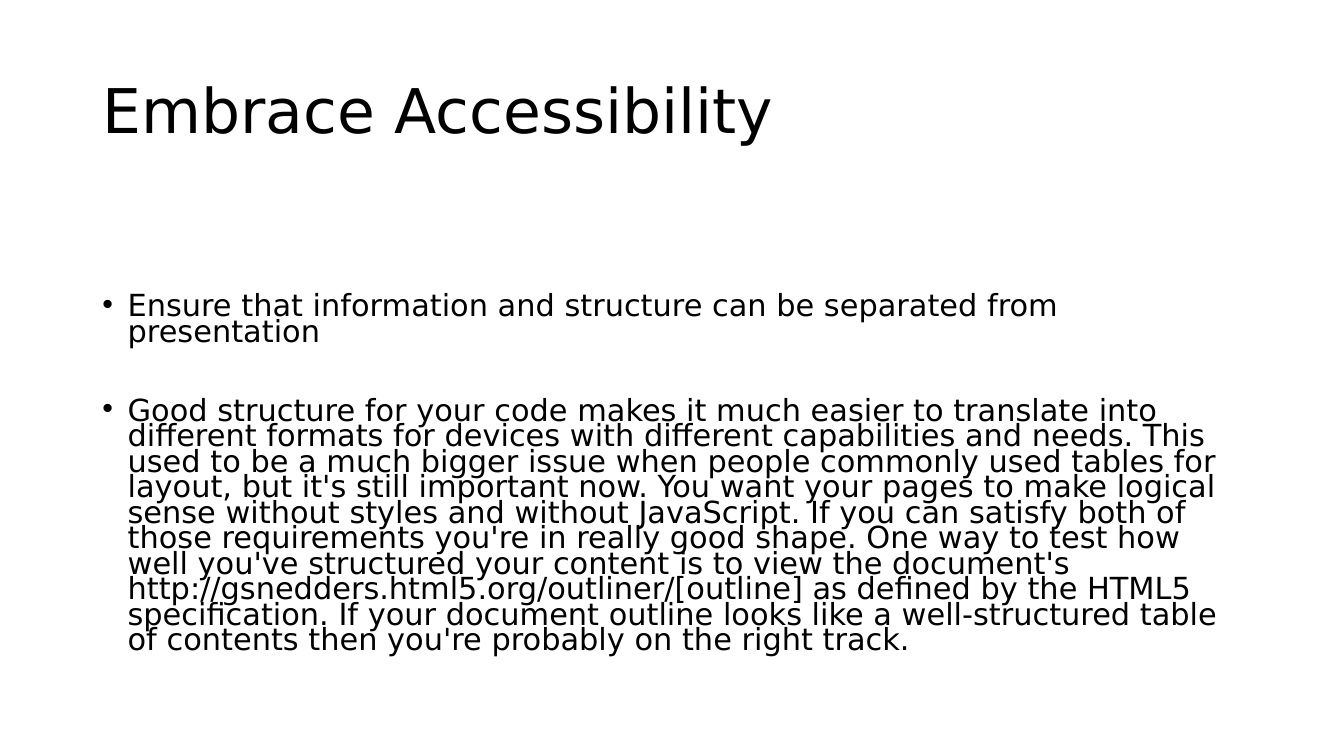
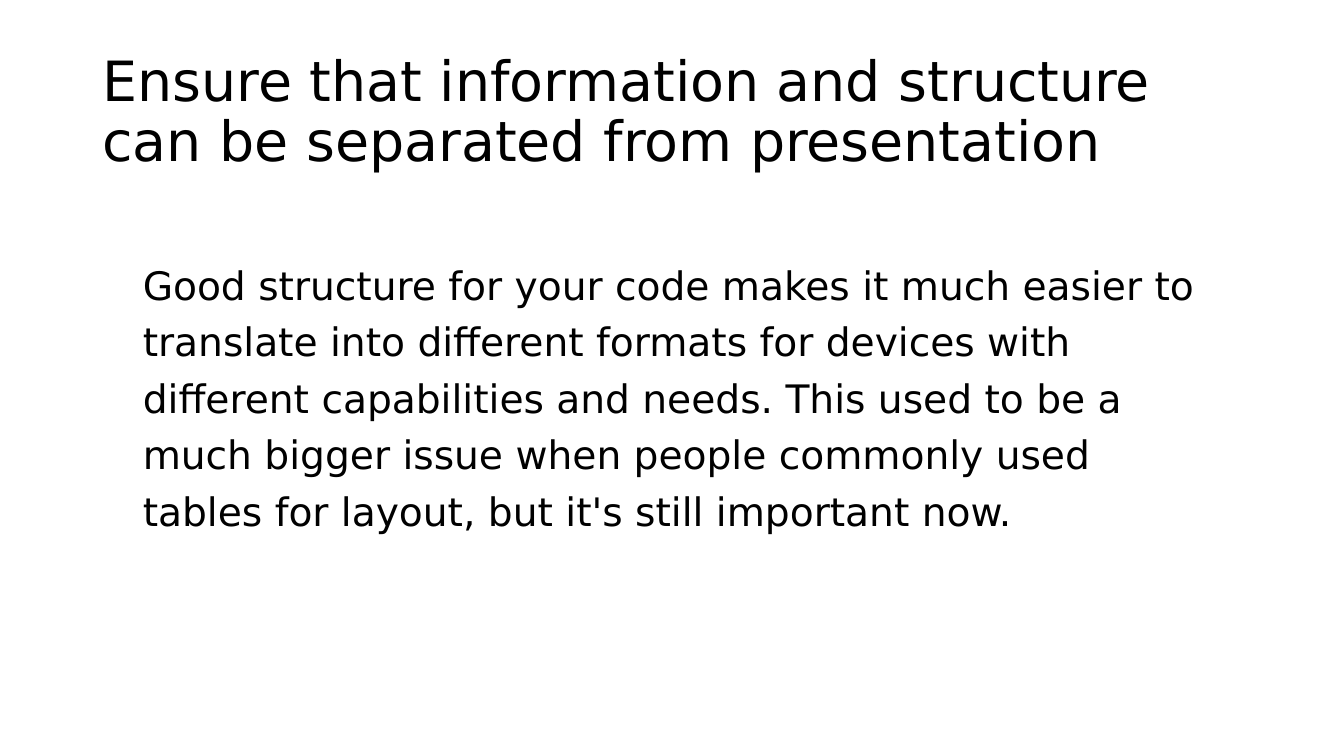
Before and after one commit to roblarsen/rob-larsen-presentations, a slide deck: slide 30 of wild-world-web.pptx (slide 27 before the commit). Drawn at 1344x756 pixels with LibreOffice and Linux fonts; fonts in the diff are those of the drawing; background and template pictures are left out. Boxes give left, top, right and bottom in pixels: in the first picture for what was removed or moved away, otherwise in the second. Text is boxed around its words. In the diff, an @@ line names an element or a change of style, - is before the commit and + after.

```diff
--- a/wild-world-web.pptx
+++ b/wild-world-web.pptx
@@ title at box(102, 59, 1150, 172): text changed; size 44 to 39.6 pt @@
-Embrace Accessibility
+Ensure that information and structure can be separated from presentation
@@ text at box(143, 270, 1194, 534): text changed; size 21.7 to 28 pt @@
-• Ensure that information and structure can be separated from presentation
-• Good structure for your code makes it much easier to translate into different formats for devices with different capabilities and needs. This used to be a much bigger issue when people commonly used tables for layout, but it's still important now. You want your pages to make logical sense without styles and without JavaScript. If you can satisfy both of those requirements you're in really good shape. One way to test how well you've structured your content is to view the document's http://gsnedders.html5.org/outliner/[outline] as defined by the HTML5 specification. If your document outline looks like a well-structured table of contents then you're probably on the right track.
+Good structure for your code makes it much easier to translate into different formats for devices with different capabilities and needs. This used to be a much bigger issue when people commonly used tables for layout, but it's still important now.
```
Also in this commit, not shown: 16 other slides changed, 8 slides added.
